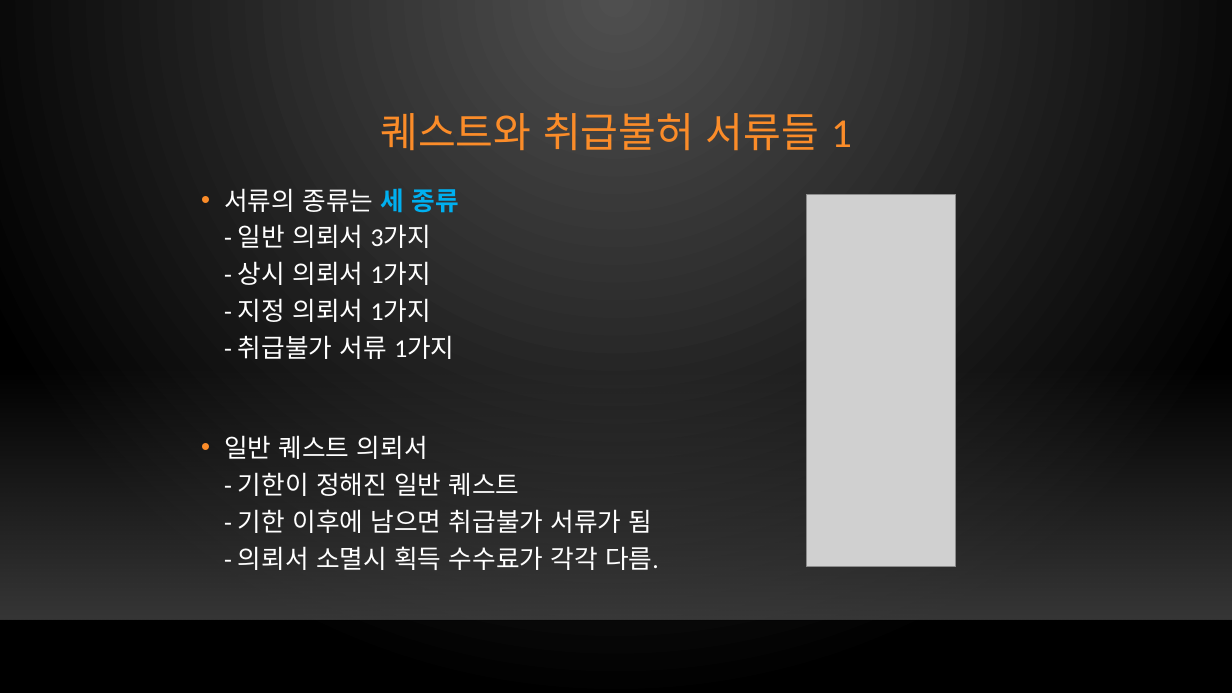
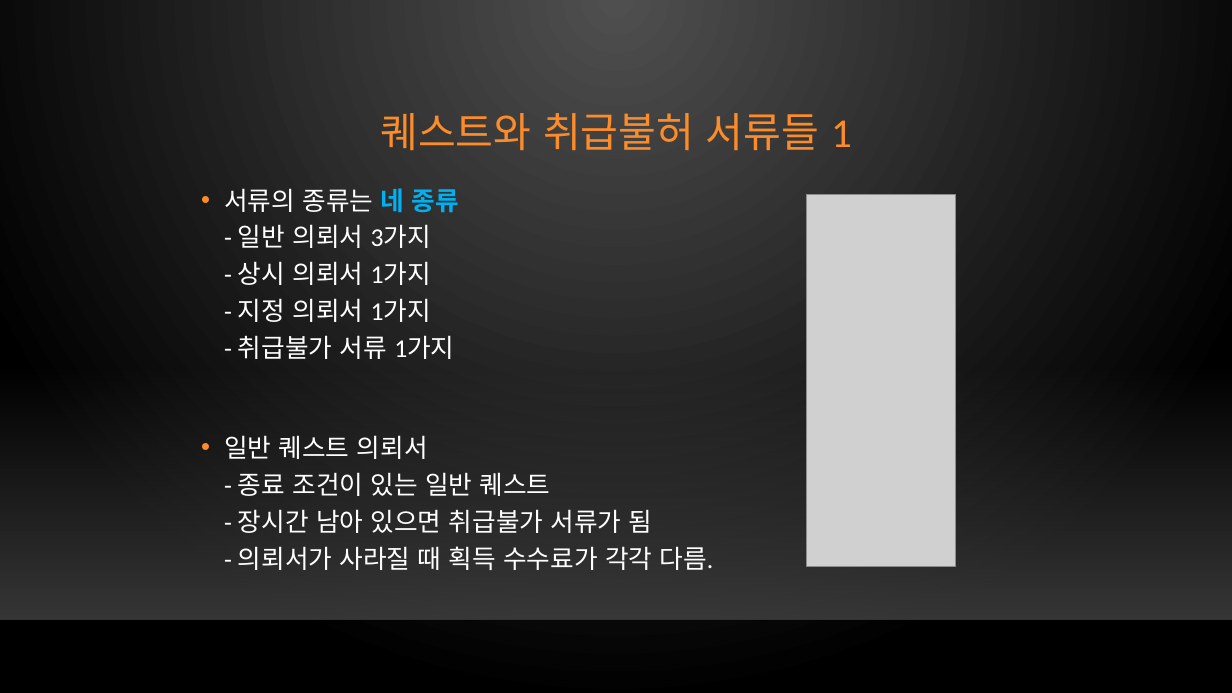
Before and after one commit to xqiwipx/first_project, a slide deck: slide 24 of Kims_project.pptx. Drawn at 1232x693 pixels with LibreOffice and Linux fonts; fonts in the diff are those of the drawing; grey boxes stand for pictures; background and template pictures are left out. Boxes give left, top, right and bottom in pixels: in the first picture for what was removed or moved away, otherwise in the second. Text is boxed around its words. In the diff, an @@ line names an element or a change of style, - is before the commit and + after.

```diff
--- a/Kims_project.pptx
+++ b/Kims_project.pptx
@@ text at box(224, 188, 714, 570): text changed @@
-• 서류의 종류는 세 종류
-  - 일반 의뢰서 3가지
-  - 상시 의뢰서 1가지
-  - 지정 의뢰서 1가지
-  - 취급불가 서류 1가지
-• 일반 퀘스트 의뢰서
-  - 기한이 정해진 일반 퀘스트
-  - 기한 이후에 남으면 취급불가 서류가 됨
-  - 의뢰서 소멸시 획득 수수료가 각각 다름.
+• 서류의 종류는 네 종류
+  - 일반 의뢰서 3가지
+  - 상시 의뢰서 1가지
+  - 지정 의뢰서 1가지
+  - 취급불가 서류 1가지
+• 일반 퀘스트 의뢰서
+  - 종료 조건이 있는 일반 퀘스트
+  - 장시간 남아 있으면 취급불가 서류가 됨
+  - 의뢰서가 사라질 때 획득 수수료가 각각 다름.
```
Also in this commit, not shown: 22 other slides changed, 1 slide removed.
